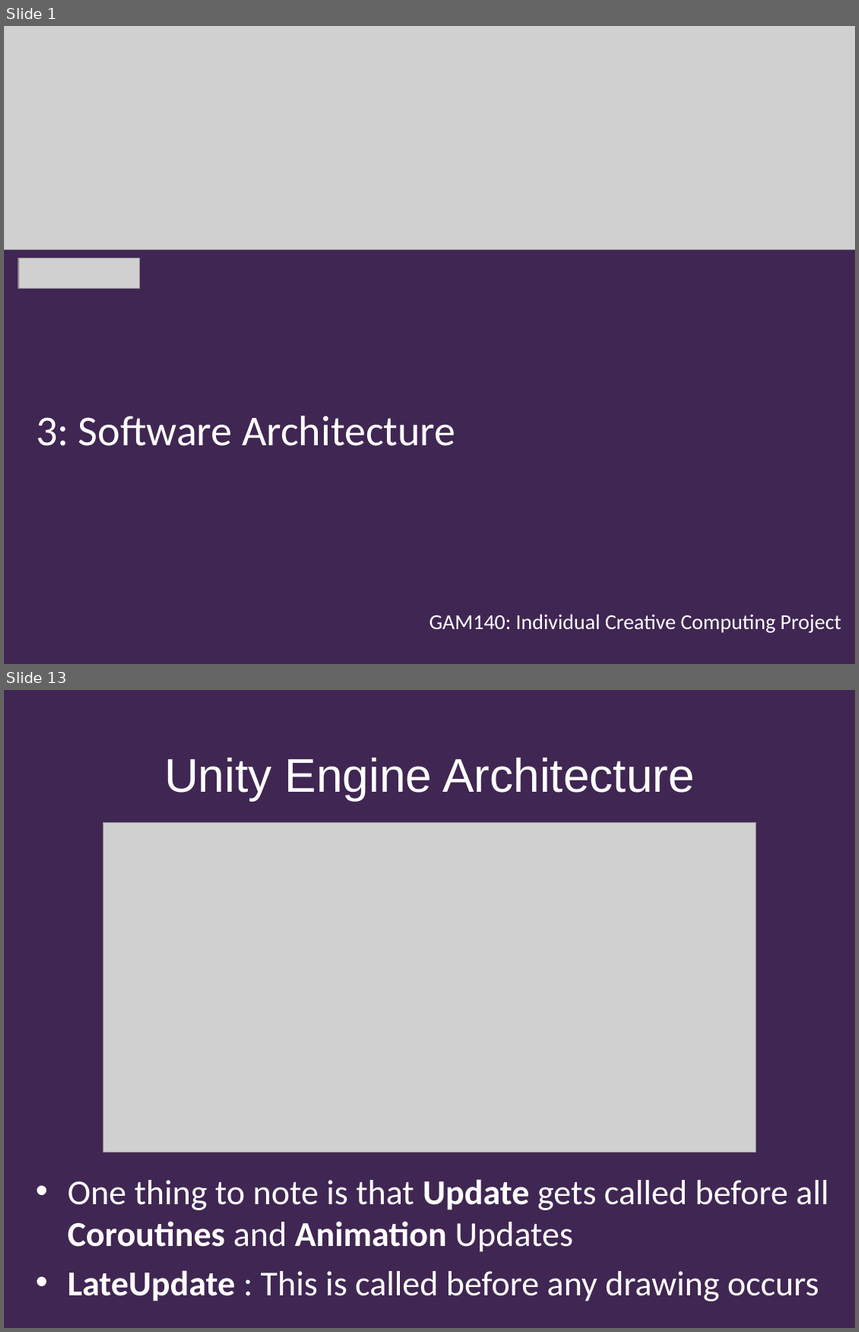
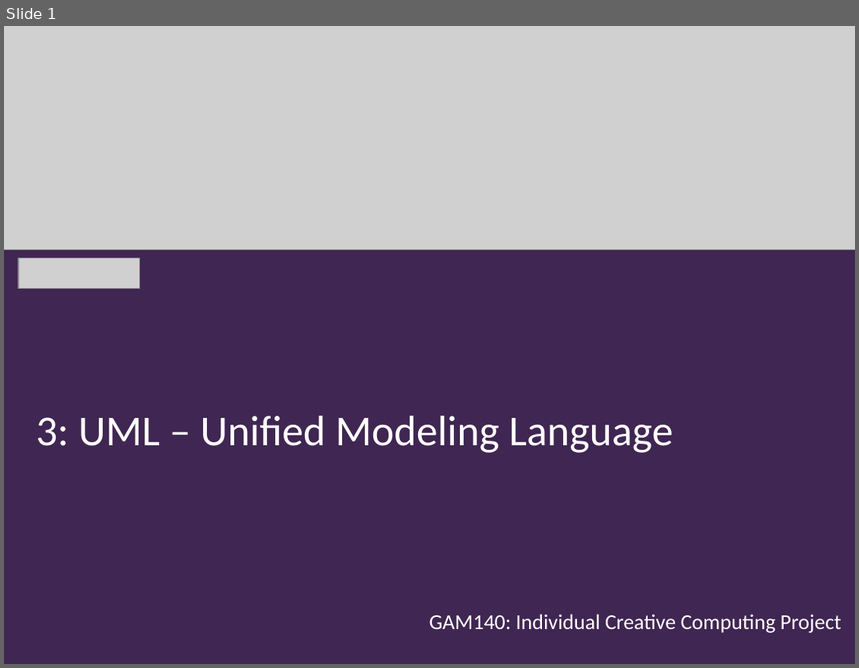
Before and after one commit to Falmouth-Games-Academy/bsc-course-materials, a slide deck: COMP140/04/2019-20-COMP140-04-lecture.pptx. Shown one above the other, each under a label of ours: slides 1 and 13 before the commit, slide 1 after it; the slides between them are not shown. The pictures are 859x1332 and 859x668 pixels, drawn with LibreOffice and Linux fonts; fonts in the diff are those of the drawing; grey boxes stand for pictures; background and template pictures are left out. Boxes give left, top, right and bottom in pixels: in the first picture for what was removed or moved away, otherwise in the second. Text is boxed around its words. In the diff, an @@ line names an element or a change of style, - is before the commit and + after.

```diff
--- a/COMP140/04/2019-20-COMP140-04-lecture.pptx
+++ b/COMP140/04/2019-20-COMP140-04-lecture.pptx
@@ slide 13 removed at (4, 690, 855, 1328), background #402652 @@
@@ title removed at (164, 758, 695, 801) @@
-Unity Engine Architecture
@@ picture removed at (103, 823, 756, 1152) @@
@@ text removed at (68, 1179, 829, 1302) @@
-• One thing to note is that Update gets called before all Coroutines and Animation Updates
-• LateUpdate : This is called before any drawing occurs
@@ slide 1 changed as well @@
@@ text at (36, 416, 674, 453): text changed @@
-3: Software Architecture
+3: UML – Unified Modeling Language
```
Also in this commit, not shown: 3 other slides changed, 10 slides added, 9 other slides removed, 2 other files.
